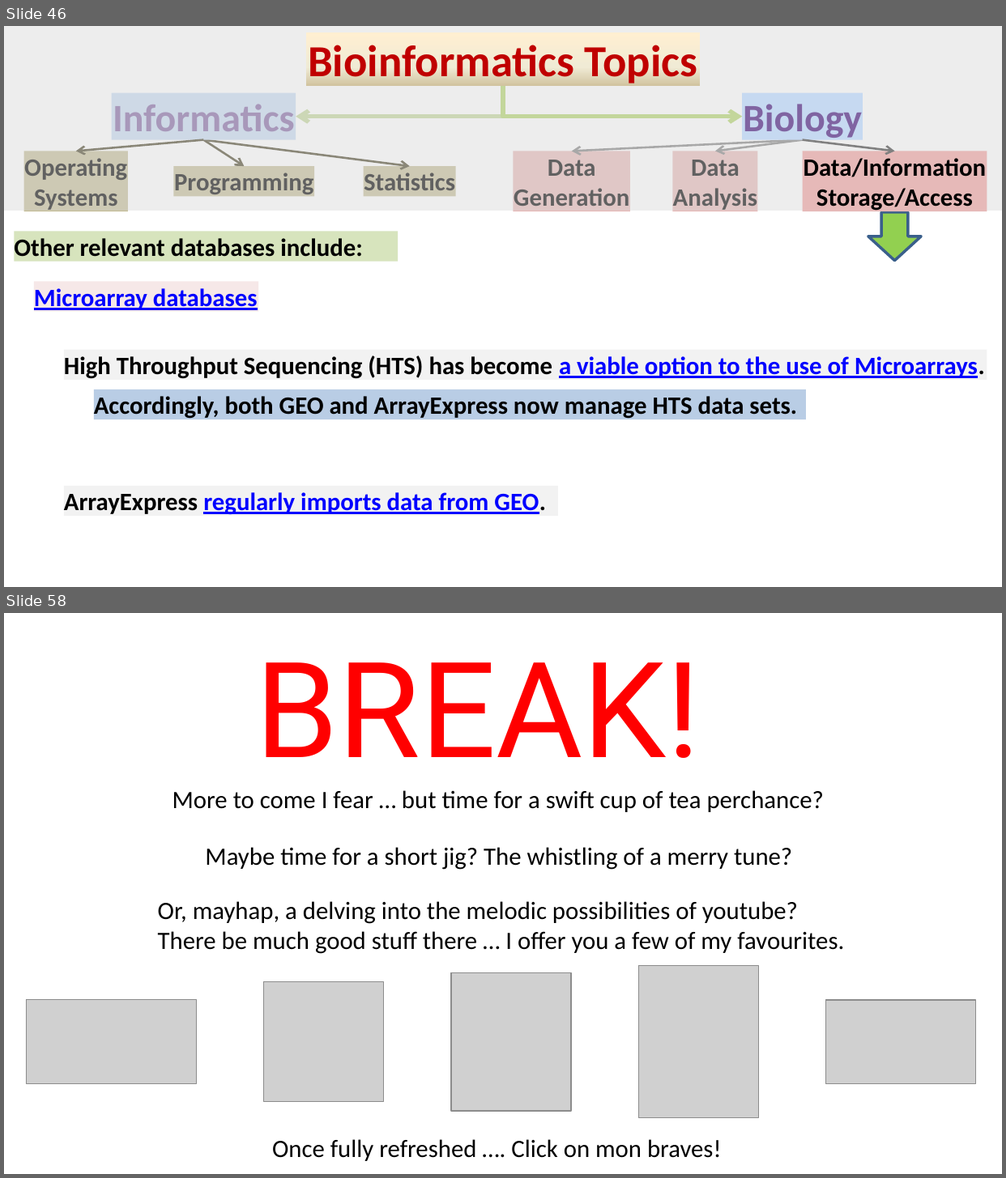
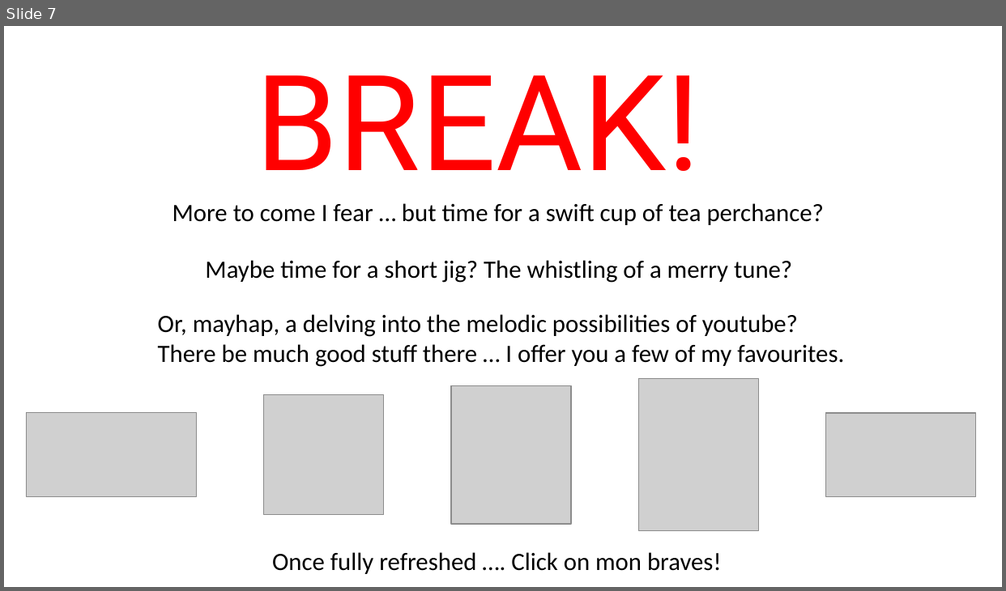
Before and after one commit to BioinformaticsTraining/Introduction-to-Bioinformatics, a slide deck: Presentations/01-Bioinformatics_Topics_Full/Part00/01-Bioinformatics_Topics.pptx. Shown one above the other, each under a label of ours: slides 46 and 58 before the commit, slide 7 after it; the slides between them are not shown. The pictures are 1006x1178 and 1006x591 pixels, drawn with LibreOffice and Linux fonts; fonts in the diff are those of the drawing; grey boxes stand for pictures. Boxes give left, top, right and bottom in pixels: in the first picture for what was removed or moved away, otherwise in the second. Text is boxed around its words. In the diff, an @@ line names an element or a change of style, - is before the commit and + after.

Commit message:
Update pptx for part 1 topics - SA

```diff
--- a/Presentations/01-Bioinformatics_Topics_Full/Part00/01-Bioinformatics_Topics.pptx
+++ b/Presentations/01-Bioinformatics_Topics_Full/Part00/01-Bioinformatics_Topics.pptx
@@ slide 46 removed at <box>4,26,1002,587</box>, background #FFFFFF @@
@@ rectangle removed at <box>4,26,1002,211</box> @@
@@ rectangle removed at <box>306,32,701,86</box> @@
-Bioinformatics Topics
@@ rectangle removed at <box>112,93,296,139</box> @@
-Informatics
@@ elbow arrow removed from (503, 86) to (296, 117) @@
@@ elbow arrow removed from (503, 86) to (743, 117) @@
@@ rectangle removed at <box>743,93,863,139</box> @@
-Biology
@@ arrow removed from (203, 139) to (76, 151) @@
@@ arrow removed from (203, 139) to (409, 167) @@
@@ arrow removed from (203, 139) to (245, 167) @@
@@ arrow removed from (803, 139) to (572, 151) @@
@@ arrow removed from (803, 139) to (715, 151) @@
@@ arrow removed from (803, 139) to (894, 151) @@
@@ rectangle removed at <box>24,151,128,211</box> @@
-Operating
-Systems
@@ rectangle removed at <box>173,167,314,197</box> @@
-Programming
@@ rectangle removed at <box>364,167,456,197</box> @@
-Statistics
@@ rectangle removed at <box>513,151,629,211</box> @@
-Data
-Generation
@@ rectangle removed at <box>672,151,757,211</box> @@
-Data
-Analysis
@@ rectangle removed at <box>803,151,987,211</box> @@
-Data/Information
-Storage/Access
@@ down arrow removed at <box>868,212,921,261</box> @@
@@ rectangle removed at <box>14,232,398,262</box> @@
-Other relevant databases include:
@@ rectangle removed at <box>34,281,258,311</box> @@
-Microarray databases
@@ rectangle removed at <box>64,349,987,379</box> @@
-High Throughput Sequencing (HTS) has become a viable option to the use of Microarrays.
@@ rectangle removed at <box>94,389,805,419</box> @@
-Accordingly, both GEO and ArrayExpress now manage HTS data sets.
@@ rectangle removed at <box>64,486,558,516</box> @@
-ArrayExpress regularly imports data from GEO.
@@ what was slide 58 is now slide 7 @@
```
Also in this commit, not shown: 1 slide added, 51 other slides removed, 1 other file.
